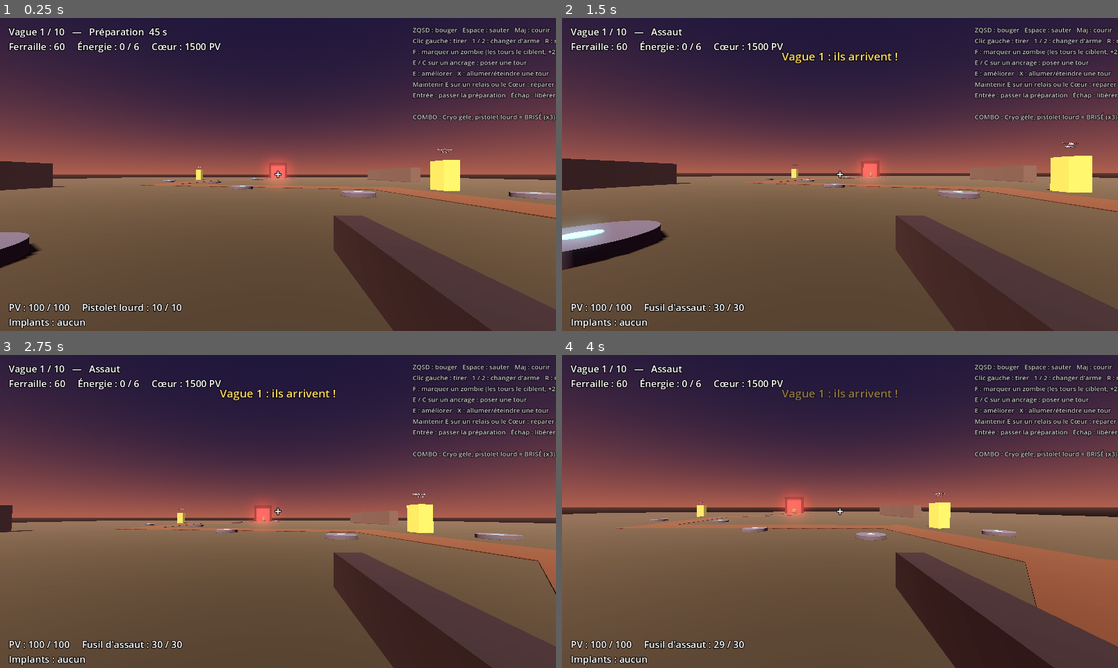
Above: before the commit, frames 1-4 (two rows, left to right).
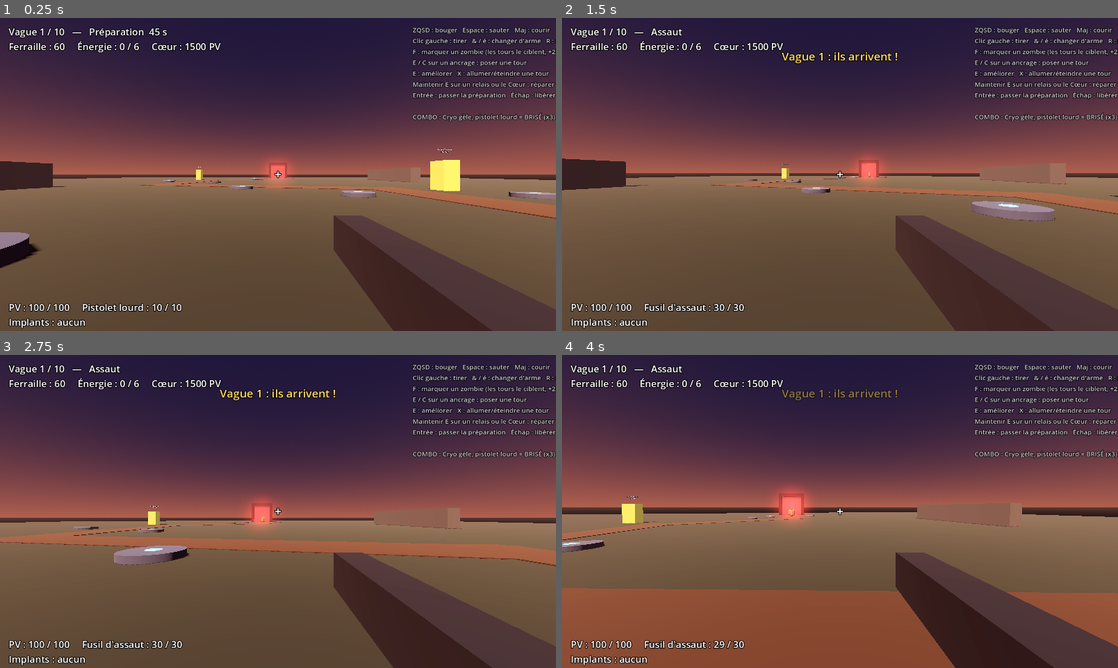
Above: after the commit, the same moments.

Repository: BillyBombardieri/dernier-rampart
Game: Godot game, scene res://scenes/main.tscn
Same seed, same stepped clock (60 frames per second), same inputs: the game is played once before the commit and once after it.
Inputs (mouse positions are in pixels of both pictures, inside the frame that each line leads up to):
- Up to frame 1 (0.25 s): no input
- Up to frame 2 (1.5 s): tap Enter (skip_phase) at 0.5 s; move the mouse to (867, 174) at 0.52 s; hold Z (move_forward, bound only after the commit) from 0.53 s (still down); tap 1 (weapon_1) at 0.6 s; click (867, 174) at 0.67 s; tap Space (jump) at 0.77 s; tap 2 (weapon_2) at 0.8, 1.35 s; move the mouse to (812, 174) at 1.27 s
- Up to frame 3 (2.75 s): keep holding Z (move_forward, bound only after the commit); tap Space (jump) at 1.52 s; tap 1 (weapon_1) at 1.55 s; move the mouse to (289, 505) at 2.02 s; tap C (build_cryo) at 2.1 s; tap 2 (weapon_2) at 2.3 s
- Up to frame 4 (4 s): keep holding Z (move_forward, bound only after the commit); move the mouse to (834, 517) at 2.77 s; tap E (build_gun) at 2.85 s; click (834, 517) at 2.92 s; tap Space (jump) at 3.02, 3.77 s; tap 1 (weapon_1) at 3.05 s; move the mouse to (878, 514) at 3.52 s; press the mouse at (878, 514) at 3.53 s; tap 2 (weapon_2) at 3.8 s

The runs differ from the first frame. In frame 1, 0.1% of the frame differs, in the area x 84-100%, y 6-9%; in frame 2, 6.2%; in frame 3, 6.3%; in frame 4, 22%, in the area x 0-100%, y 6-100%.

Commit message:
Commandes en AZERTY (ZQSD, & / é pour les armes)
Co-Authored-By: Claude Opus 5.5 (1M context) <noreply@anthropic.com>
Claude-Session: https://claude.ai/code/session_01TPGtdUb4WCeQRp2gunNyfP

Diff:
--- a/scripts/game.gd
+++ b/scripts/game.gd
@@ -128,17 +128,17 @@
 
 
 func _setup_inputs() -> void:
-	# Touches physiques : ZQSD sur AZERTY = WASD sur QWERTY.
+	# Clavier AZERTY : les lettres sont lues d'après ce qui est écrit sur la touche.
 	var keys := {
-		"move_forward": [KEY_W],
+		"move_forward": [KEY_Z],
 		"move_back": [KEY_S],
-		"move_left": [KEY_A],
+		"move_left": [KEY_Q],
 		"move_right": [KEY_D],
 		"jump": [KEY_SPACE],
 		"sprint": [KEY_SHIFT],
 		"reload": [KEY_R],
-		"weapon_1": [KEY_1],
-		"weapon_2": [KEY_2],
+		"weapon_1": [KEY_KP_1],
+		"weapon_2": [KEY_KP_2],
 		"mark": [KEY_F],
 		"build_gun": [KEY_E],
 		"build_cryo": [KEY_C],
@@ -150,8 +150,13 @@
 			InputMap.add_action(action)
 		for k in keys[action]:
 			var ev := InputEventKey.new()
-			ev.physical_keycode = k
+			ev.keycode = k
 			InputMap.action_add_event(action, ev)
+	# Rangée du haut (& et é en AZERTY) : lue par position pour marcher sans Maj.
+	for pair in [["weapon_1", KEY_1], ["weapon_2", KEY_2]]:
+		var ev := InputEventKey.new()
+		ev.physical_keycode = pair[1]
+		InputMap.action_add_event(pair[0], ev)
 	if not InputMap.has_action("fire"):
 		InputMap.add_action("fire")
 		var mb := InputEventMouseButton.new()
--- a/scripts/hud.gd
+++ b/scripts/hud.gd
@@ -40,7 +40,7 @@
 	_help.anchor_right = 1.0
 	_help.offset_left = -330
 	_help.modulate = Color(1, 1, 1, 0.75)
-	_help.text = "ZQSD : bouger   Espace : sauter   Maj : courir\nClic gauche : tirer   1 / 2 : changer d'arme   R : recharger\nF : m …(291 unchanged characters)…
+	_help.text = "ZQSD : bouger   Espace : sauter   Maj : courir\nClic gauche : tirer   & / é : changer d'arme   R : recharger\nF : m …(291 unchanged characters)…
 	var cross := _centered_label(0, 28, Color.WHITE)
 	cross.anchor_top = 0.5
 	cross.anchor_bottom = 0.5
Not shown, changed: README.md
